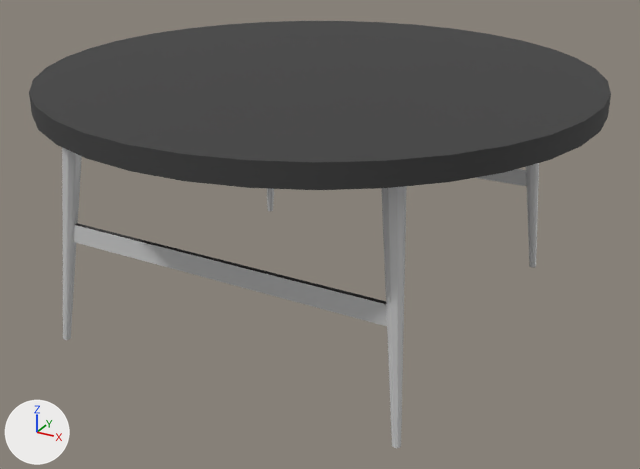
A saved change to the FBX model Assets/Model/roundTable-DarkGlass.FBX.
Camera for both pictures: a 50 mm lens placed at (-0.772, -3.971, 0.859), pointed at (-1.542, -2.572, 0.159). The axes (+X, +Y, +Z) are drawn at lower left. The lights are the same throughout. Where no turn or scale is listed for an object, it has been applied to the vertices.
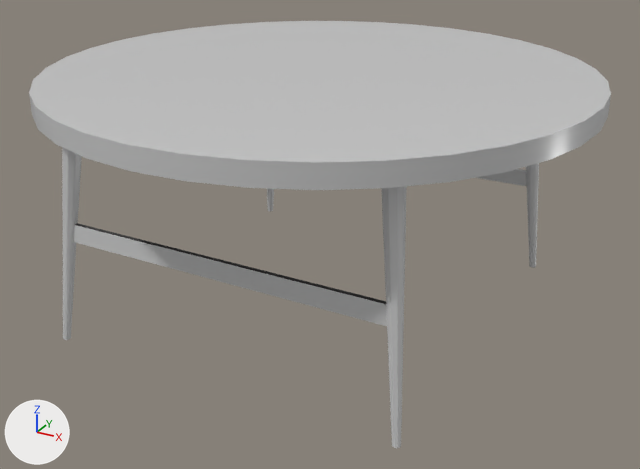
The newer file is also turned or shifted as a whole; pictures and numbers use the older file's frame.

Changed parts and their boxes [x1, y1, x2, y2] in the pictures (640 x 469 px):
'Cylinder001', recoloured: [29, 21, 611, 190] in both

The change in detail:
Material '15 - Default' (mat_15___default) is new.
Its base color is (0.588, 0.588, 0.588) (light grey #cacaca).
Its roughness is 0.254.
me_mesh has 70 vertices, 136 faces and spans x -0.515..0.517, y -0.517..0.517, z 0.0..0.039.
me_mesh no longer uses material mat_13___default (black #3d3d3d).
me_mesh now uses material mat_15___default (light grey #cacaca).
